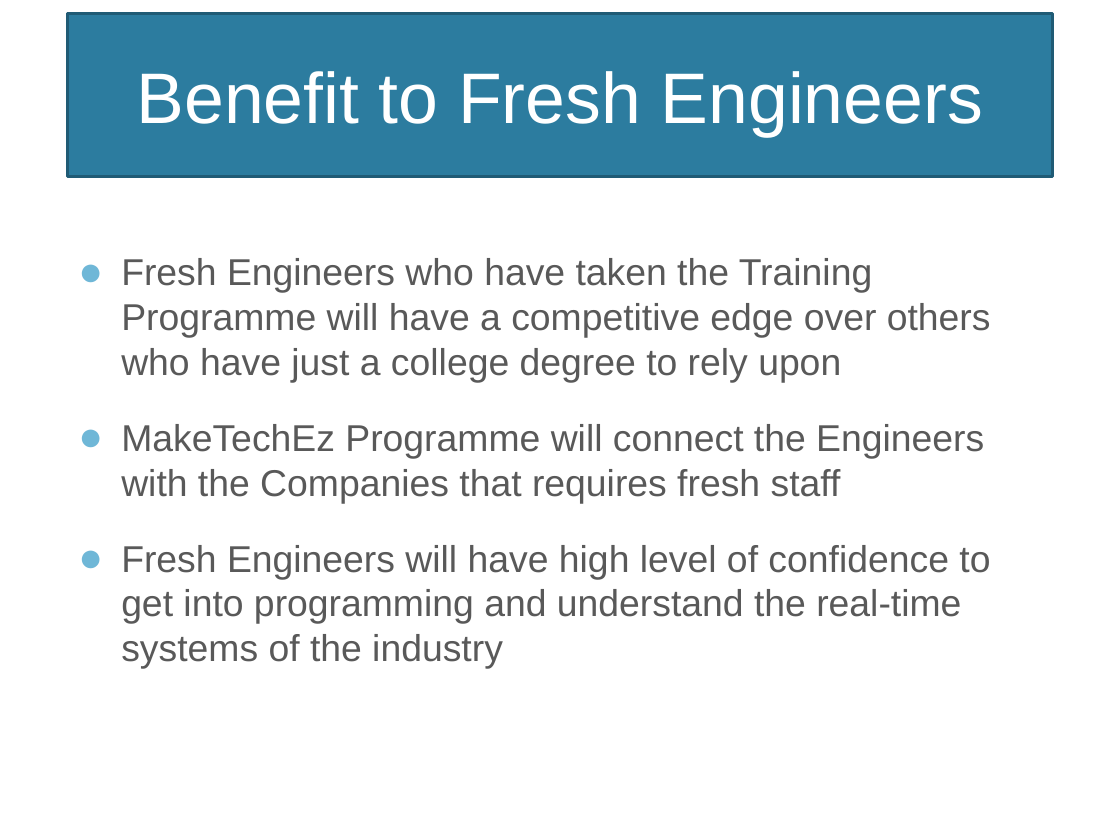
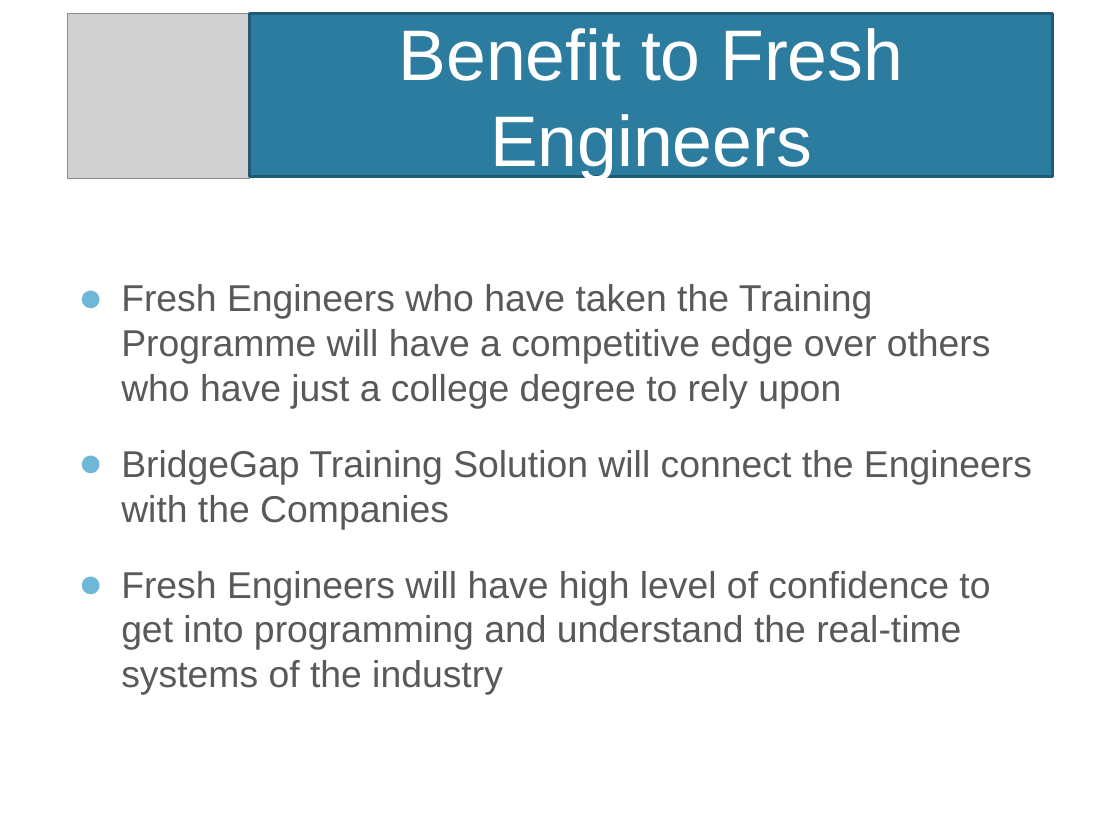
Before and after one commit to NarayanMahadevan/MakeTechEzResources, a slide deck: slide 23 of Documents/MakeTechEzTrainingProgramme.pptx (slide 17 before the commit). Drawn at 1120x840 pixels with LibreOffice and Linux fonts; fonts in the diff are those of the drawing; grey boxes stand for pictures; background and template pictures are left out. Boxes give left, top, right and bottom in pixels: in the first picture for what was removed or moved away, otherwise in the second. Text is boxed around its words. In the diff, an @@ line names an element or a change of style, - is before the commit and + after.

```diff
--- a/Documents/MakeTechEzTrainingProgramme.pptx
+++ b/Documents/MakeTechEzTrainingProgramme.pptx
@@ picture added at (68,13,250,179) @@
@@ title "Benefit to Fresh Engineers": place and size @@
-title "Benefit to Fresh Engineers" at (67,13,1053,177)
+title "Benefit to Fresh Engineers" at (250,13,1053,177)
@@ text "Fresh Engineers who have taken ...": place and size @@
-text "Fresh Engineers who have taken ..." at (121,258,991,669)
+text "Fresh Engineers who have taken ..." at (121,284,1032,695)
@@ text at (121,450,1032,529): text changed @@
-● MakeTechEz Programme will connect the Engineers with the Companies that requires fresh staff
+● BridgeGap Training Solution will connect the Engineers with the Companies
```
Also in this commit, not shown: 10 other slides changed, 15 slides added, 7 slides removed, 17 other files.
